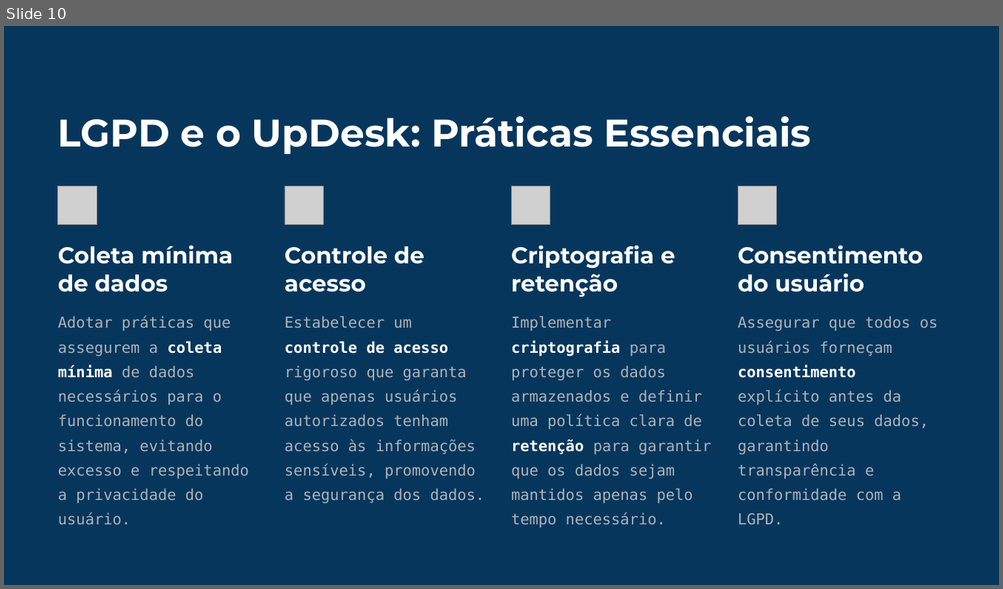
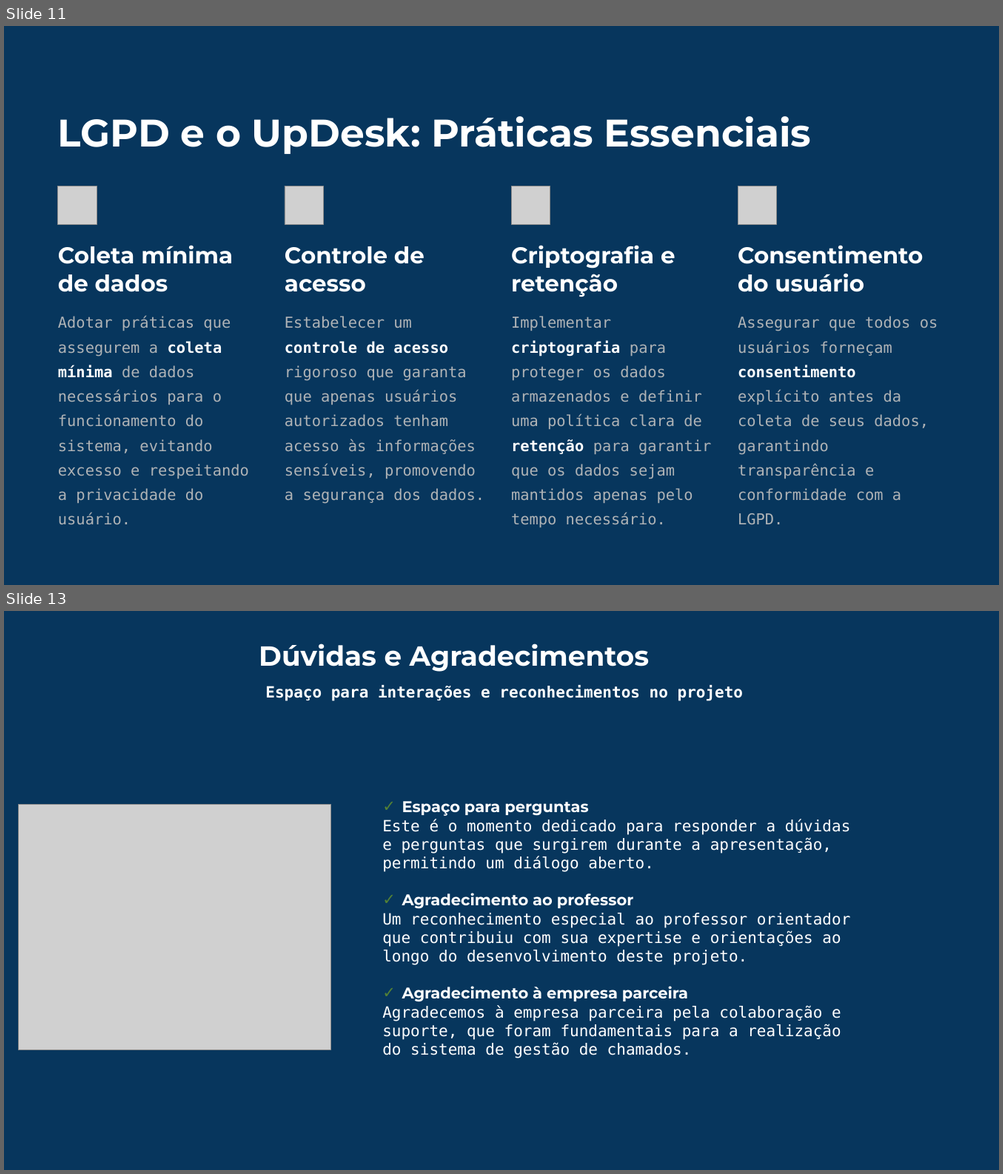
Before and after one commit to mancijo/UpDesk, a slide deck: Apresentacao/UpDesk-Sistema-de-Chamados-com-IA.pptx. Shown one above the other, each under a label of ours: slide 10 before the commit, slides 11 and 13 after it; the slides between them are not shown. The pictures are 1003x589 and 1003x1174 pixels, drawn with LibreOffice and Linux fonts; fonts in the diff are those of the drawing; grey boxes stand for pictures; background and template pictures are left out; a plain dark background stands for a picture behind light text. Boxes give left, top, right and bottom in pixels: in the first picture for what was removed or moved away, otherwise in the second. Text is boxed around its words. In the diff, an @@ line names an element or a change of style, - is before the commit and + after.

Commit message:
Update nos slides
criado slide consideracoes finais, duvidas e caracterizacao da empresa

```diff
--- a/Apresentacao/UpDesk-Sistema-de-Chamados-com-IA.pptx
+++ b/Apresentacao/UpDesk-Sistema-de-Chamados-com-IA.pptx
@@ slide 13 added at (4,611,999,1170), background picture (left out); not listed: 1 template element that a slide beside it also shows @@
@@ text added at (259,644,649,672), 32 pt, text #FFFFFF, bold @@
+Dúvidas e Agradecimentos
@@ text added at (265,685,743,701), 18 pt, text #FFFFFF, bold @@
+Espaço para interações e reconhecimentos no projeto
@@ picture added at (18,804,331,1051) @@
@@ text added at (382,801,850,1059), 18 pt, text #FFFFFF @@
+✓ Espaço para perguntas
+Este é o momento dedicado para responder a dúvidas e perguntas que surgirem durante a apresentação, permitindo um diálogo aberto.
+✓ Agradecimento ao professor
+Um reconhecimento especial ao professor orientador que contribuiu com sua expertise e orientações ao longo do desenvolvimento deste projeto.
+✓ Agradecimento à empresa parceira
+Agradecemos à empresa parceira pela colaboração e suporte, que foram fundamentais para a realização do sistema de gestão de chamados.
@@ what was slide 10 is now slide 11 @@
```
Also in this commit, not shown: 2 slides changed, 2 other slides added.
